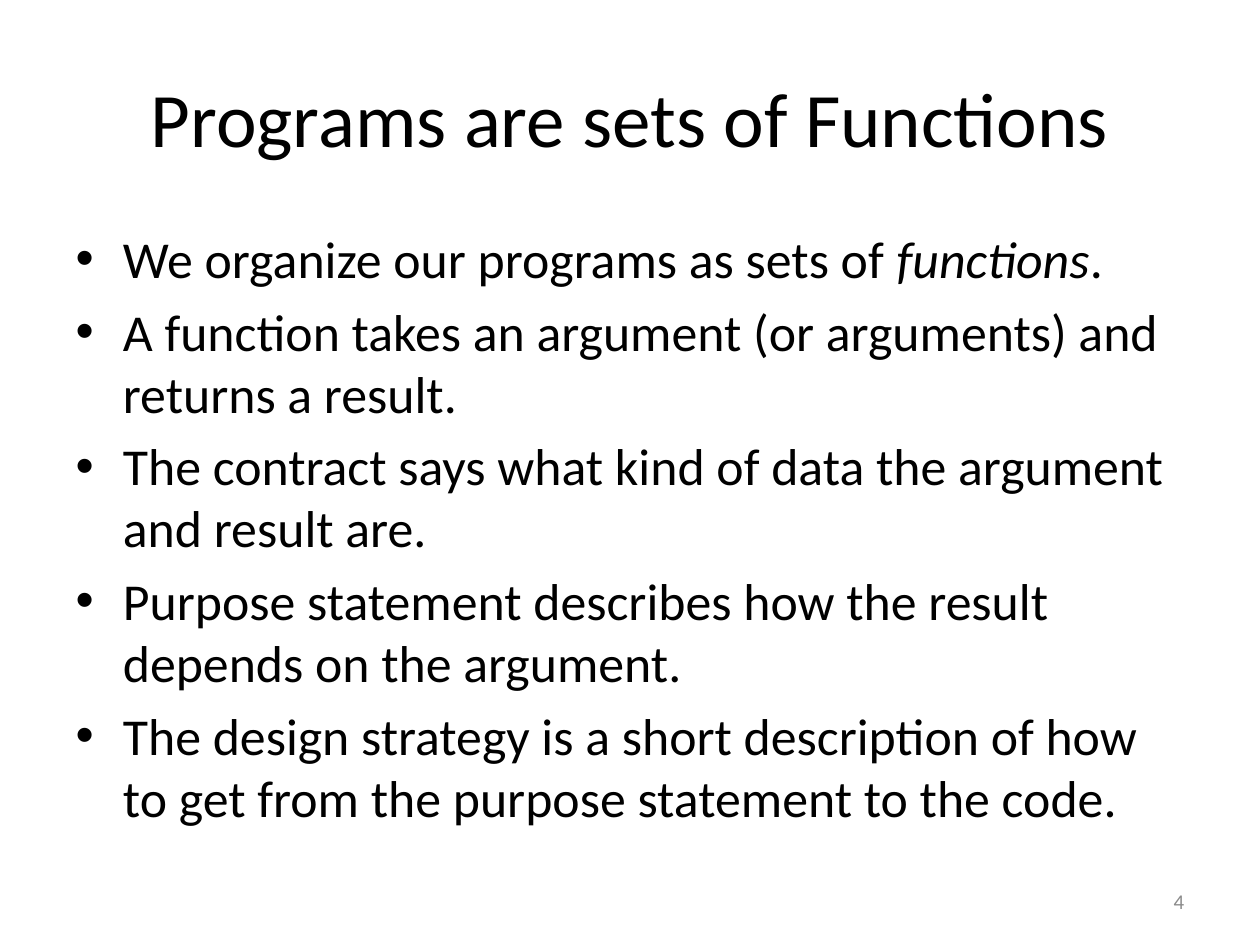
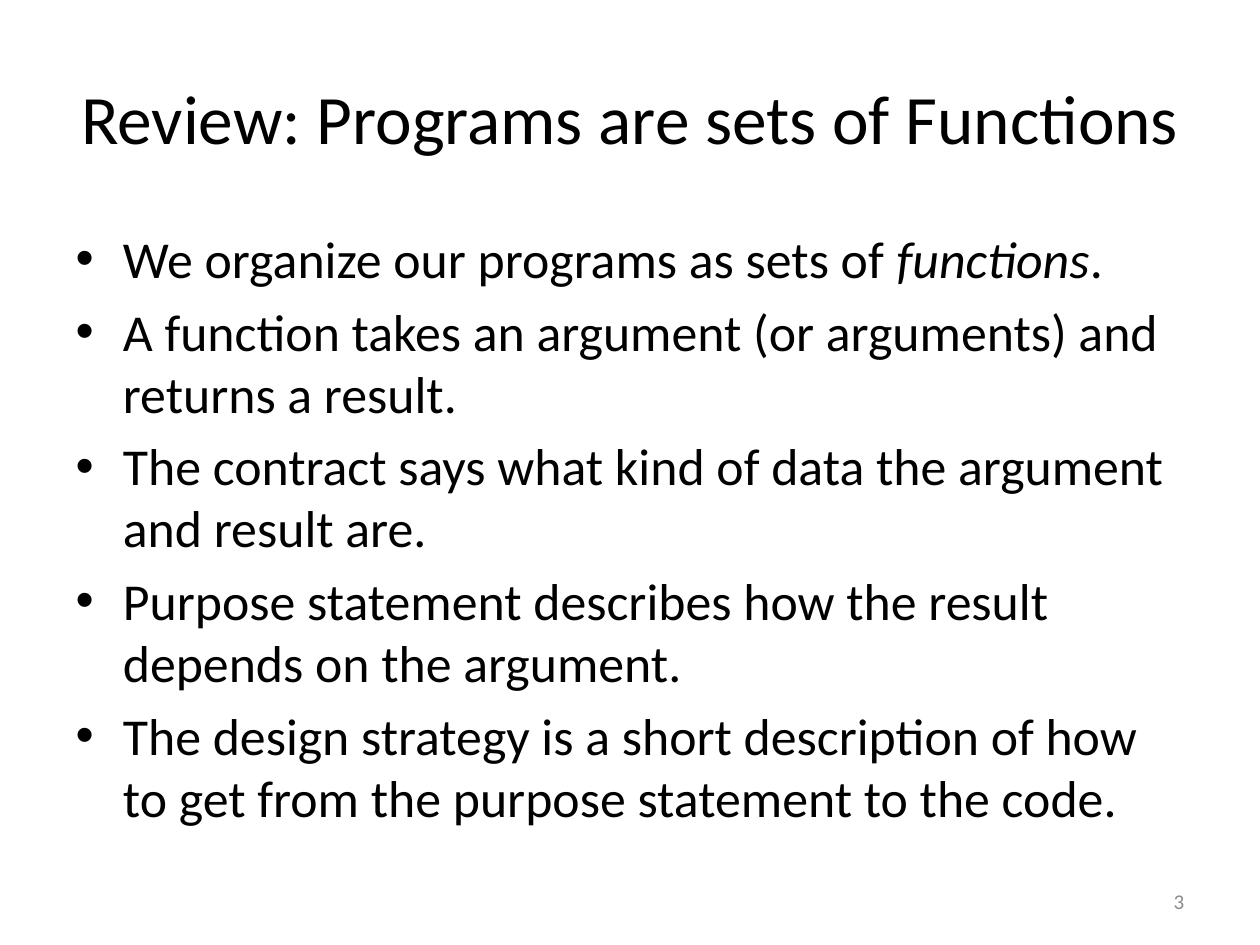
Before and after one commit to mwand/cs5010f17, a slide deck: slide 3 of Slides/Lesson 2.2 Design Strategies.pptx (slide 4 before the commit). Drawn at 1260x945 pixels with LibreOffice and Linux fonts; fonts in the diff are those of the drawing. Boxes give left, top, right and bottom in pixels: in the first picture for what was removed or moved away, otherwise in the second. Text is boxed around its words. In the diff, an @@ line names an element or a change of style, - is before the commit and + after.

```diff
--- a/Slides/Lesson 2.2 Design Strategies.pptx
+++ b/Slides/Lesson 2.2 Design Strategies.pptx
@@ title at [81, 96, 1178, 156]: text changed; size 44 to 39.6 pt @@
-Programs are sets of Functions
+Review: Programs are sets of Functions
@@ page number at [1174, 895, 1185, 909]: text changed @@
-4
+3
```
Also in this commit, not shown: 5 other slides changed, 4 slides removed, 1 other file.
